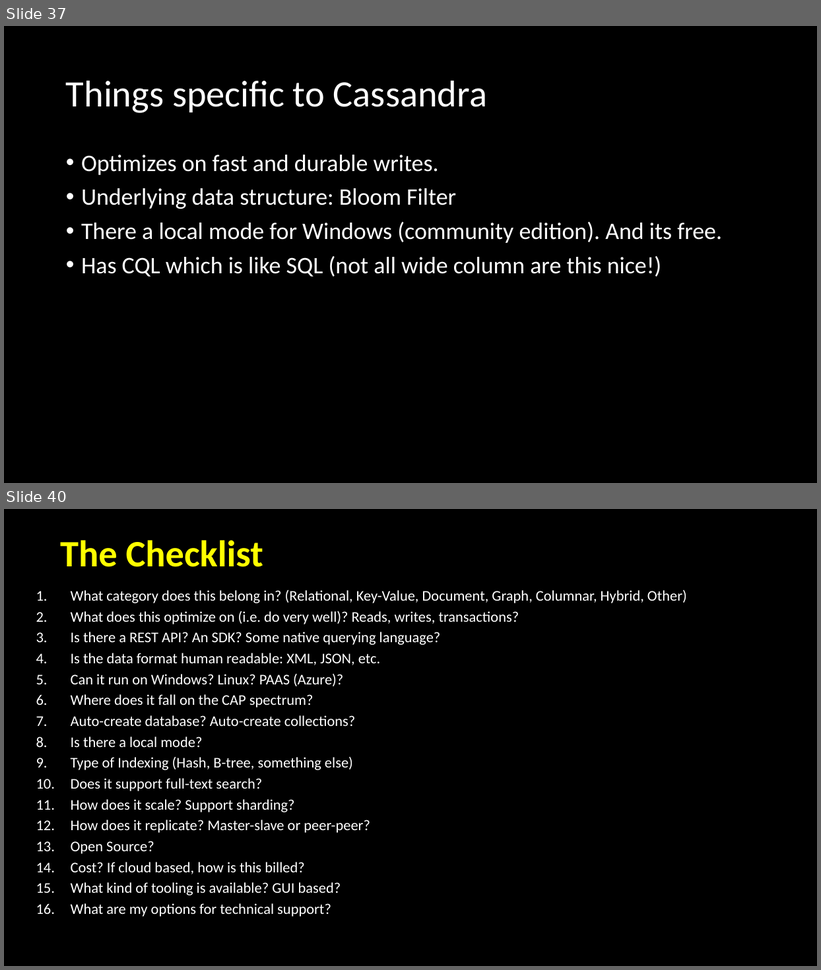
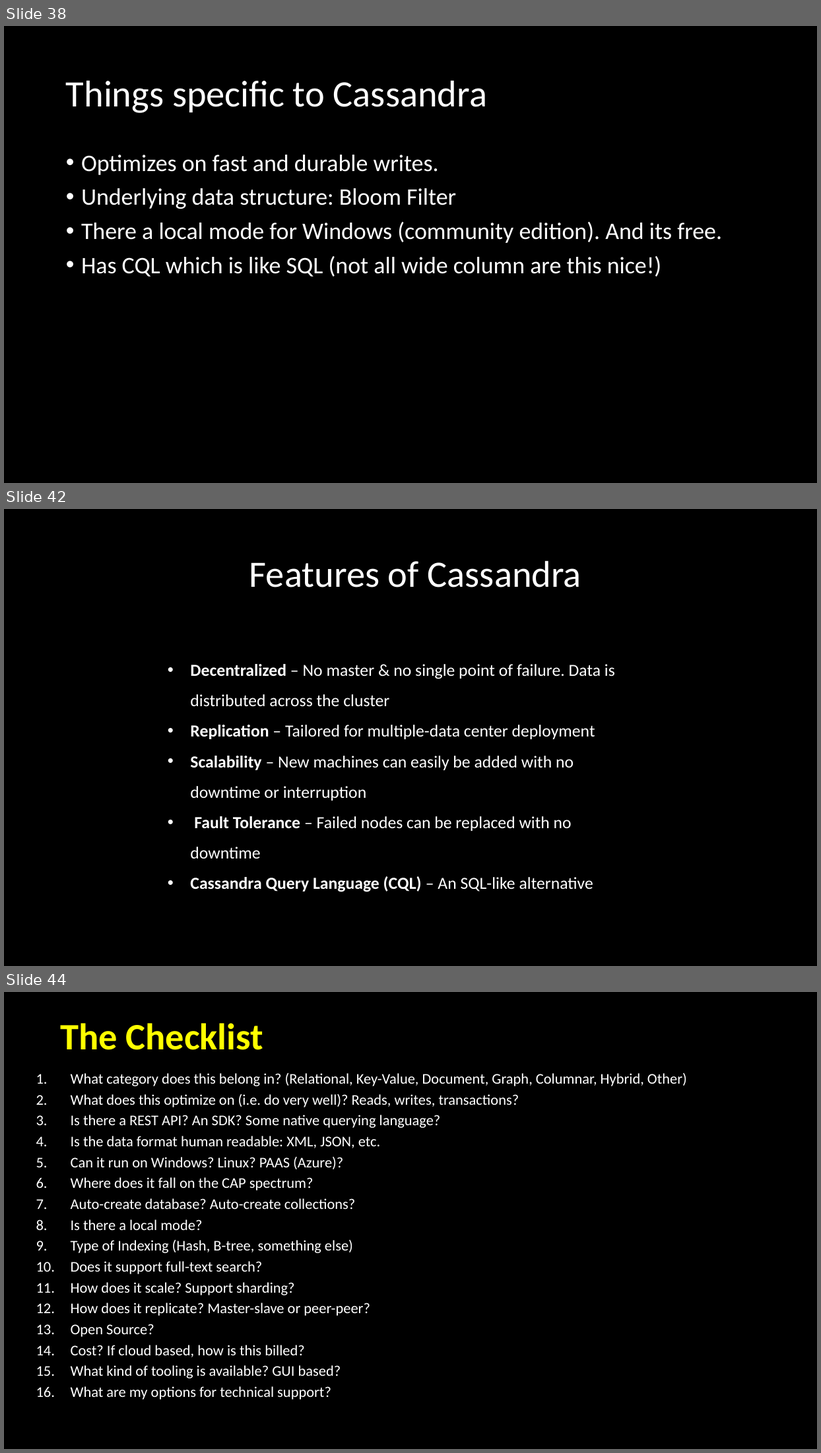
Before and after one commit to davidjeet/NoSQL-Whirlwind, a slide deck: NoSQLWhirlwind supprting images.pptx. Shown one above the other, each under a label of ours: slides 37 and 40 before the commit, slides 38, 42 and 44 after it; the slides between them are not shown. The pictures are 821x970 and 821x1453 pixels, drawn with LibreOffice and Linux fonts; fonts in the diff are those of the drawing. Boxes give left, top, right and bottom in pixels: in the first picture for what was removed or moved away, otherwise in the second. Text is boxed around its words. In the diff, an @@ line names an element or a change of style, - is before the commit and + after.

Commit message:
Cassandra app + assets update + walkthru update
Cassandra app + assets update + walkthru update

```diff
--- a/NoSQLWhirlwind supprting images.pptx
+++ b/NoSQLWhirlwind supprting images.pptx
@@ slide 42 added at box(4, 509, 817, 966), background #000000 @@
@@ title added at box(250, 560, 582, 588), 44 pt, text #FFFFFF @@
+Features of Cassandra
@@ text added at box(190, 664, 615, 892), 20 pt, text #FFFFFF @@
+• Decentralized – No master & no single point of failure. Data is distributed across the cluster
+• Replication – Tailored for multiple-data center deployment
+• Scalability – New machines can easily be added with no downtime or interruption
+• Fault Tolerance – Failed nodes can be replaced with no downtime
+• Cassandra Query Language (CQL) – An SQL-like alternative
@@ what was slide 37 is now slide 38 @@
@@ what was slide 40 is now slide 44 @@
```
Also in this commit, not shown: 1 slide changed, 5 other slides added, 4 slides removed, 40 other files.
